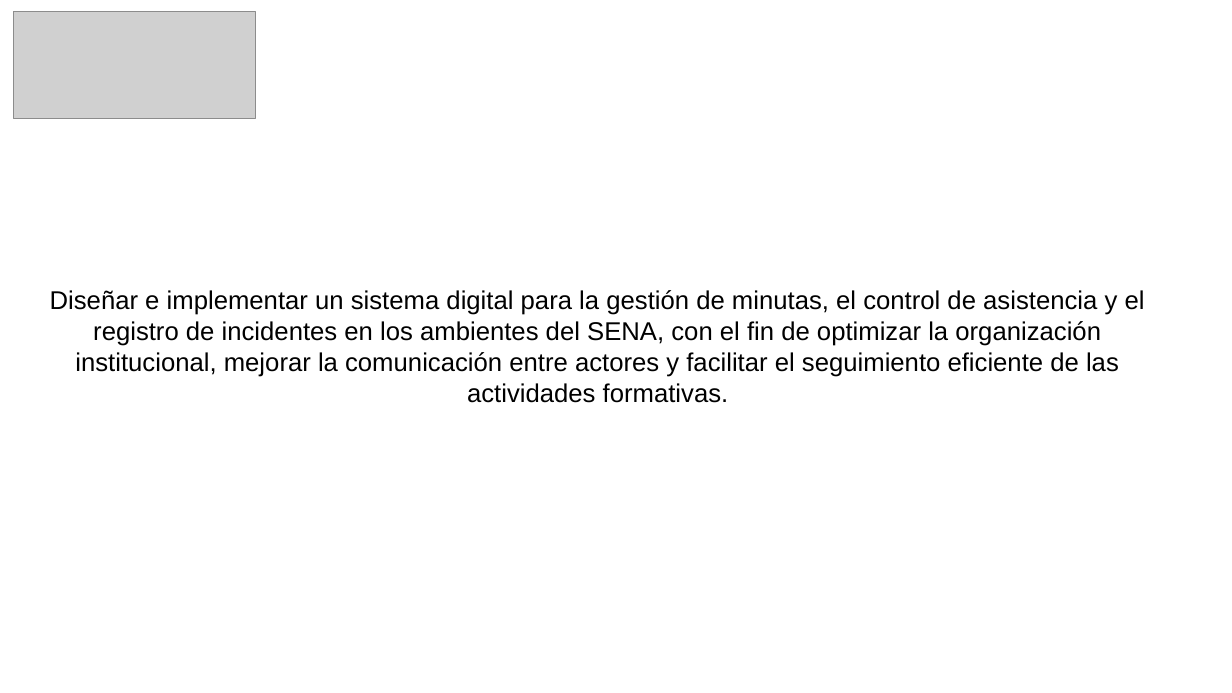
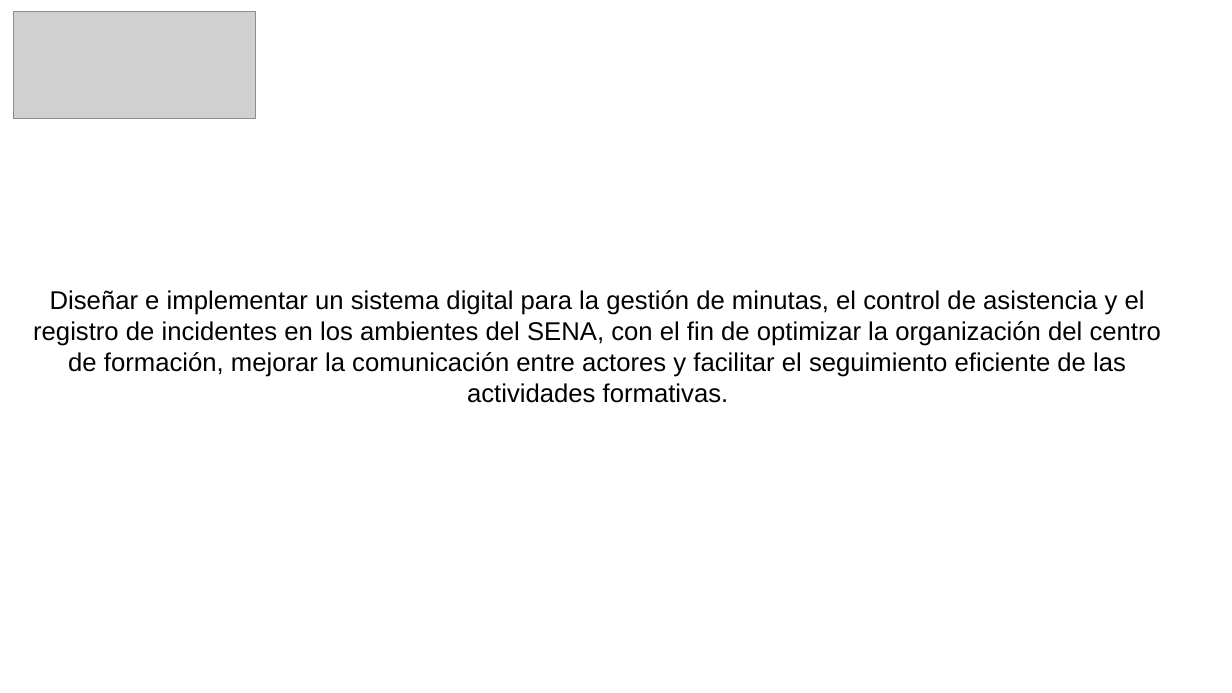
Before and after one commit to scrumteamlmack/Repositorio-de-equipo-3, a slide deck: slide 5 of Arquitectura de software/L-MACK/SUTENTACION 3B L-MACK.pptx. Drawn at 1232x693 pixels with LibreOffice and Linux fonts; fonts in the diff are those of the drawing; grey boxes stand for pictures; background and template pictures are left out. Boxes give left, top, right and bottom in pixels: in the first picture for what was removed or moved away, otherwise in the second. Text is boxed around its words. In the diff, an @@ line names an element or a change of style, - is before the commit and + after.

Commit message:
doc: modificacion objetivo general

```diff
--- a/Arquitectura de software/L-MACK/SUTENTACION 3B L-MACK.pptx
+++ b/Arquitectura de software/L-MACK/SUTENTACION 3B L-MACK.pptx
@@ text at bbox=[33, 290, 1161, 403]: text changed @@
-Diseñar e implementar un sistema digital para la gestión de minutas, el control de asistencia y el registro de incidentes en los ambientes del SENA, con el fin de optimizar la organización institucional, mejorar la comunicación entre actores y facilitar el seguimiento eficiente de las actividades formativas.
+Diseñar e implementar un sistema digital para la gestión de minutas, el control de asistencia y el registro de incidentes en los ambientes del SENA, con el fin de optimizar la organización del centro de formación, mejorar la comunicación entre actores y facilitar el seguimiento eficiente de las actividades formativas.
```
